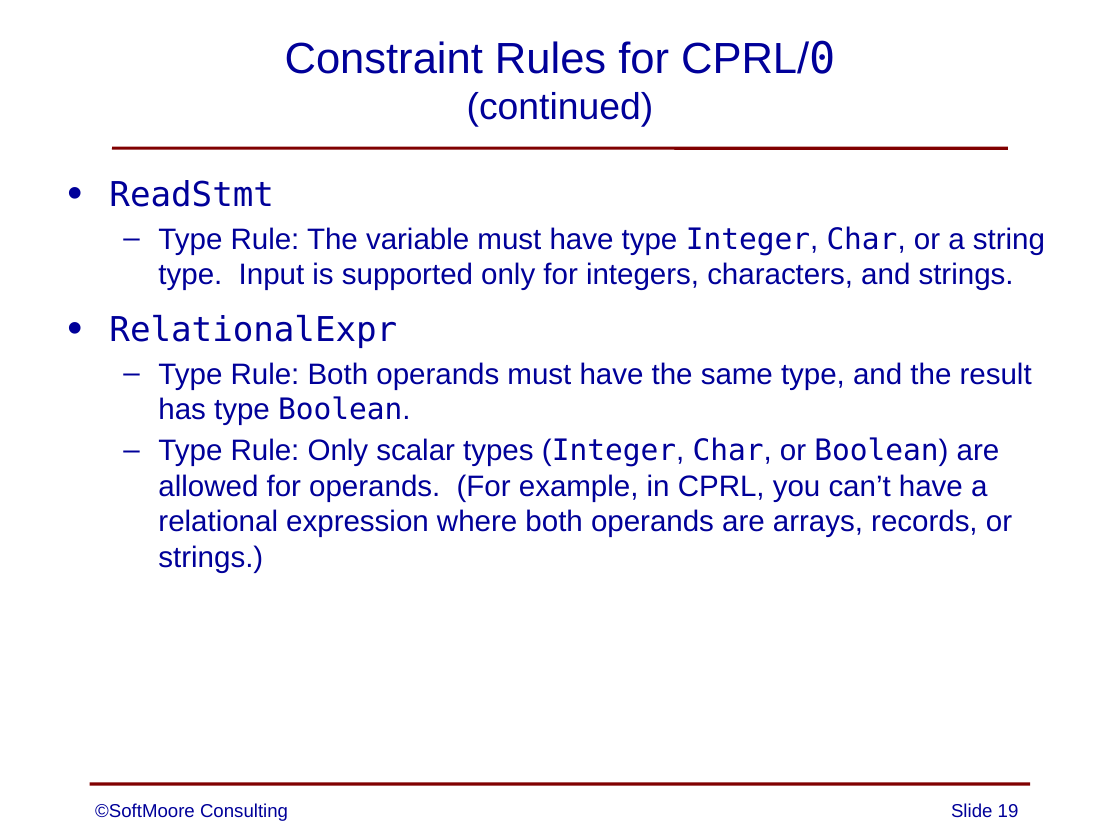
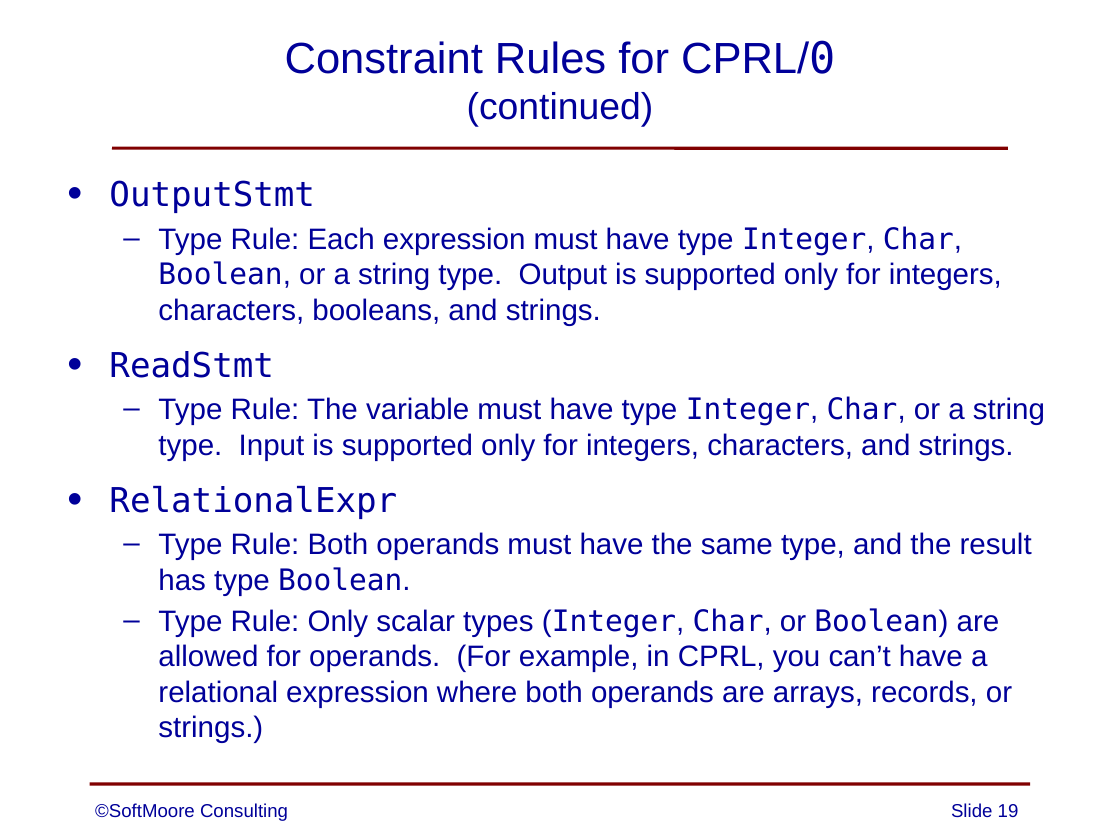
Before and after one commit to SoftMoore/CPRL-Kt-3rd, a slide deck: slide 19 of PowerPoints/09 - Constraint Analysis.pptx. Drawn at 1120x840 pixels with LibreOffice and Linux fonts; fonts in the diff are those of the drawing. Boxes give left, top, right and bottom in pixels: in the first picture for what was removed or moved away, otherwise in the second. Text is boxed around its words. In the diff, an @@ line names an element or a change of style, - is before the commit and + after.

```diff
--- a/PowerPoints/09 - Constraint Analysis.pptx
+++ b/PowerPoints/09 - Constraint Analysis.pptx
@@ text at (x1=109, y1=180, x2=1002, y2=325): paragraphs added @@
+• OutputStmt
+  – Type Rule: Each expression must have type Integer, Char, Boolean, or a string type. Output is supported only for integers, characters, booleans, and strings.
```
Also in this commit, not shown: 1 other slide changed.
